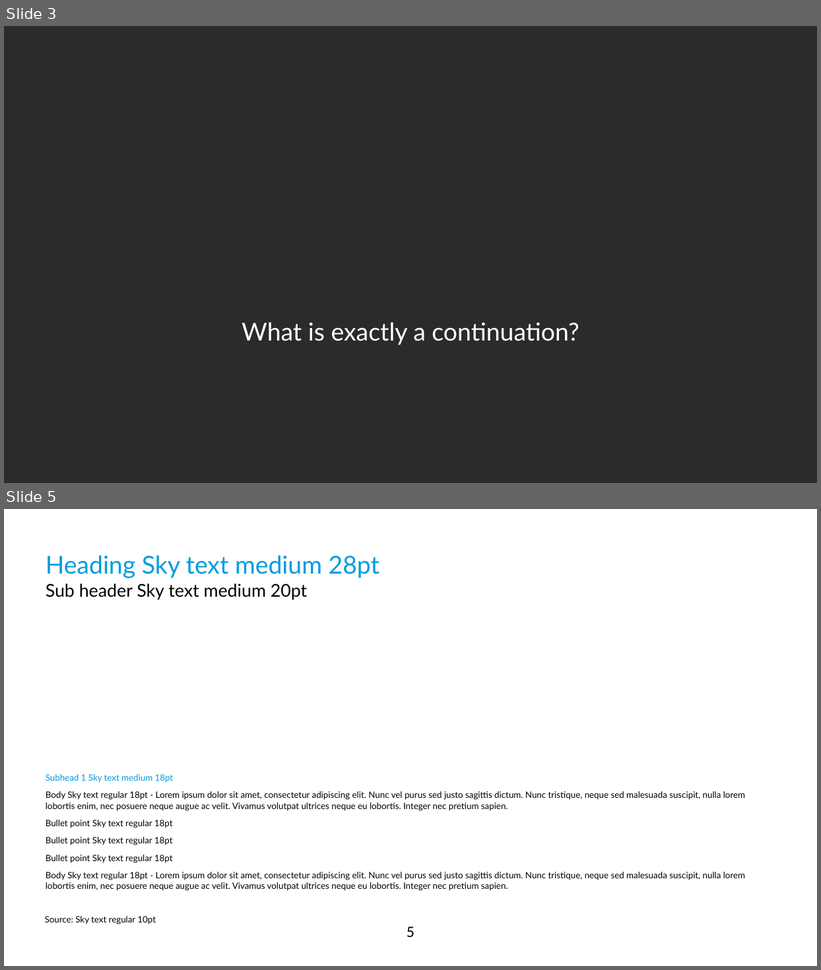
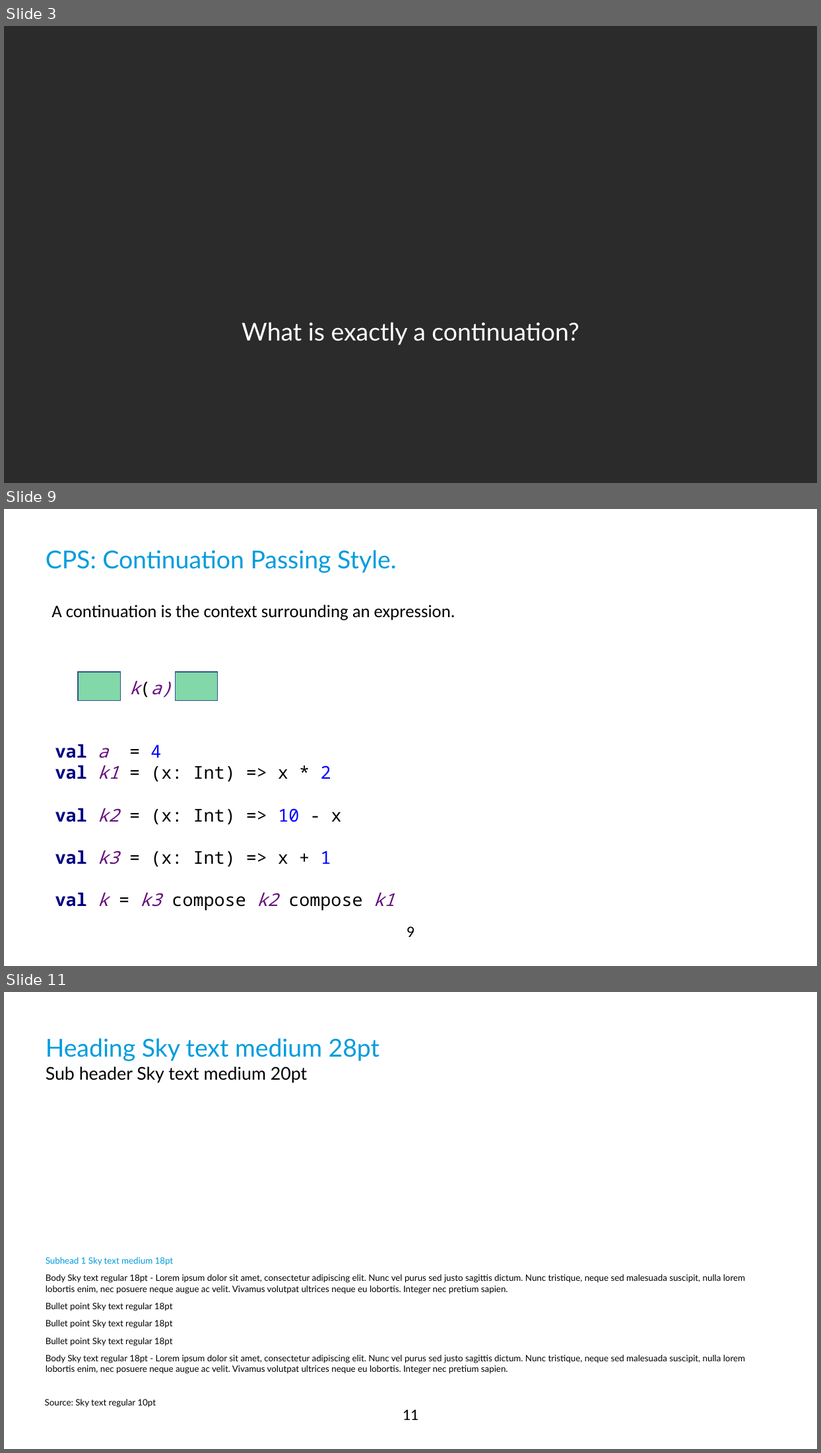
Before and after one commit to qqupp/continuations-playground, a slide deck: docs/diy-continuations.pptx. Shown one above the other, each under a label of ours: slides 3 and 5 before the commit, slides 3, 9 and 11 after it; the slides between them are not shown. The pictures are 821x970 and 821x1453 pixels, drawn with LibreOffice and Linux fonts; fonts in the diff are those of the drawing; background and template pictures are left out; a plain dark background stands for a picture behind light text. Boxes give left, top, right and bottom in pixels: in the first picture for what was removed or moved away, otherwise in the second. Text is boxed around its words. In the diff, an @@ line names an element or a change of style, - is before the commit and + after.

```diff
--- a/docs/diy-continuations.pptx
+++ b/docs/diy-continuations.pptx
@@ slide 9 added at (x1=4, y1=509, x2=817, y2=966), background #FFFFFF; not listed: 1 template element that a slide beside it also shows @@
@@ title added at (x1=46, y1=550, x2=396, y2=573), 28 pt, text #009CDD @@
+CPS: Continuation Passing Style.
@@ text added at (x1=52, y1=605, x2=455, y2=621), 20 pt, text #000000 @@
+A continuation is the context surrounding an expression.
@@ text added at (x1=55, y1=681, x2=395, y2=911), 20 pt, text #000000 @@
+k(a)
+val a = 4
+val k1 = (x: Int) => x * 2
+val k2 = (x: Int) => 10 - x
+val k3 = (x: Int) => x + 1
+val k = k3 compose k2 compose k1
@@ rectangle added at (x1=78, y1=672, x2=120, y2=701), fill #00B050 at 49% opacity, outline #325491 1 pt @@
@@ rectangle added at (x1=176, y1=672, x2=218, y2=701), fill #00B050 at 49% opacity, outline #325491 1 pt @@
@@ what was slide 5 is now slide 11 @@
@@ page number at (x1=403, y1=1410, x2=418, y2=1420): text changed @@
-5
+11
```
Also in this commit, not shown: 1 slide changed, 5 other slides added, 4 other files.
